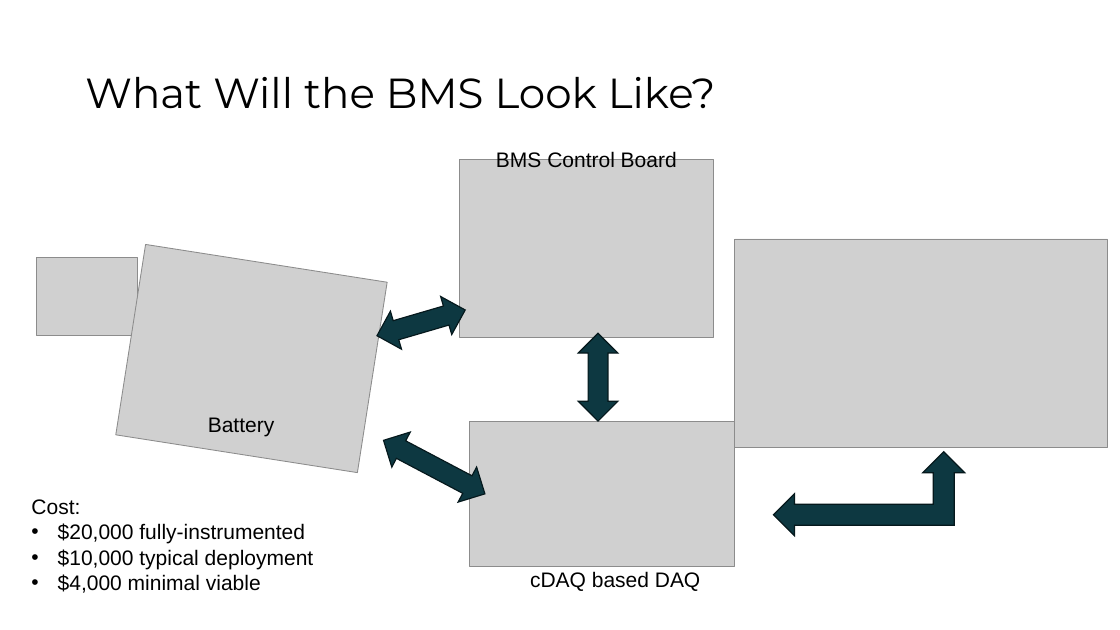
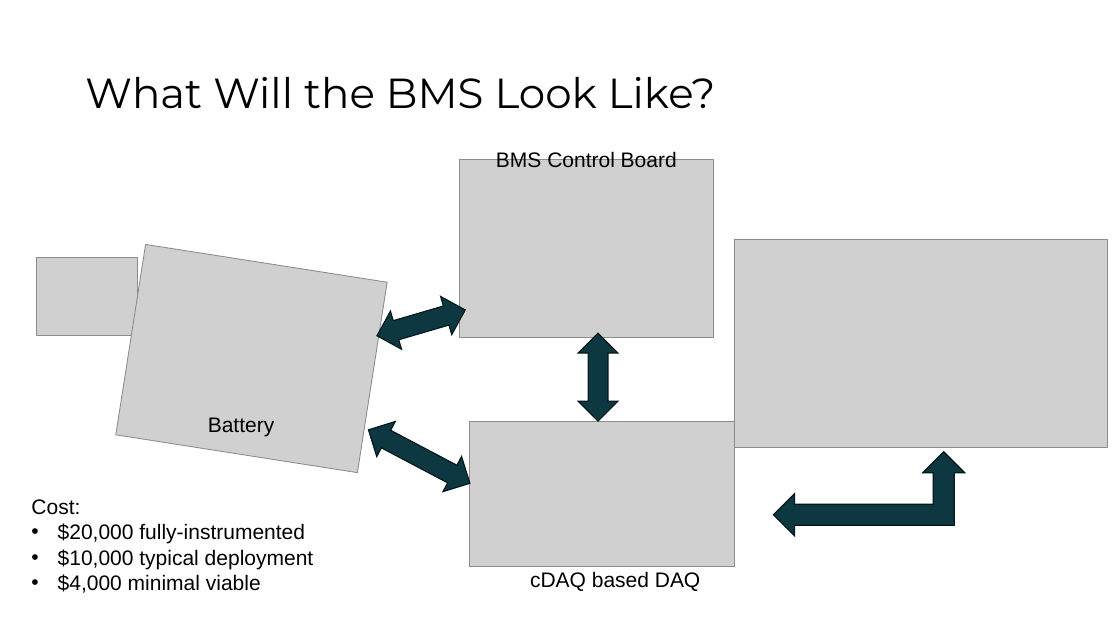
Before and after one commit to ARTS-Laboratory/Smart-Pack-for-Advanced-Research-and-Control, a slide deck: slide 5 of design_considerations/SPARC-design.pptx. Drawn at 1120x630 pixels with LibreOffice and Linux fonts; fonts in the diff are those of the drawing; grey boxes stand for pictures; background and template pictures are left out. Boxes give left, top, right and bottom in pixels: in the first picture for what was removed or moved away, otherwise in the second. Text is boxed around its words. In the diff, an @@ line names an element or a change of style, - is before the commit and + after.

```diff
--- a/design_considerations/SPARC-design.pptx
+++ b/design_considerations/SPARC-design.pptx
@@ up down arrow: place and size @@
-up down arrow at (374, 423, 494, 511)
+up down arrow at (359, 412, 479, 500)
```
